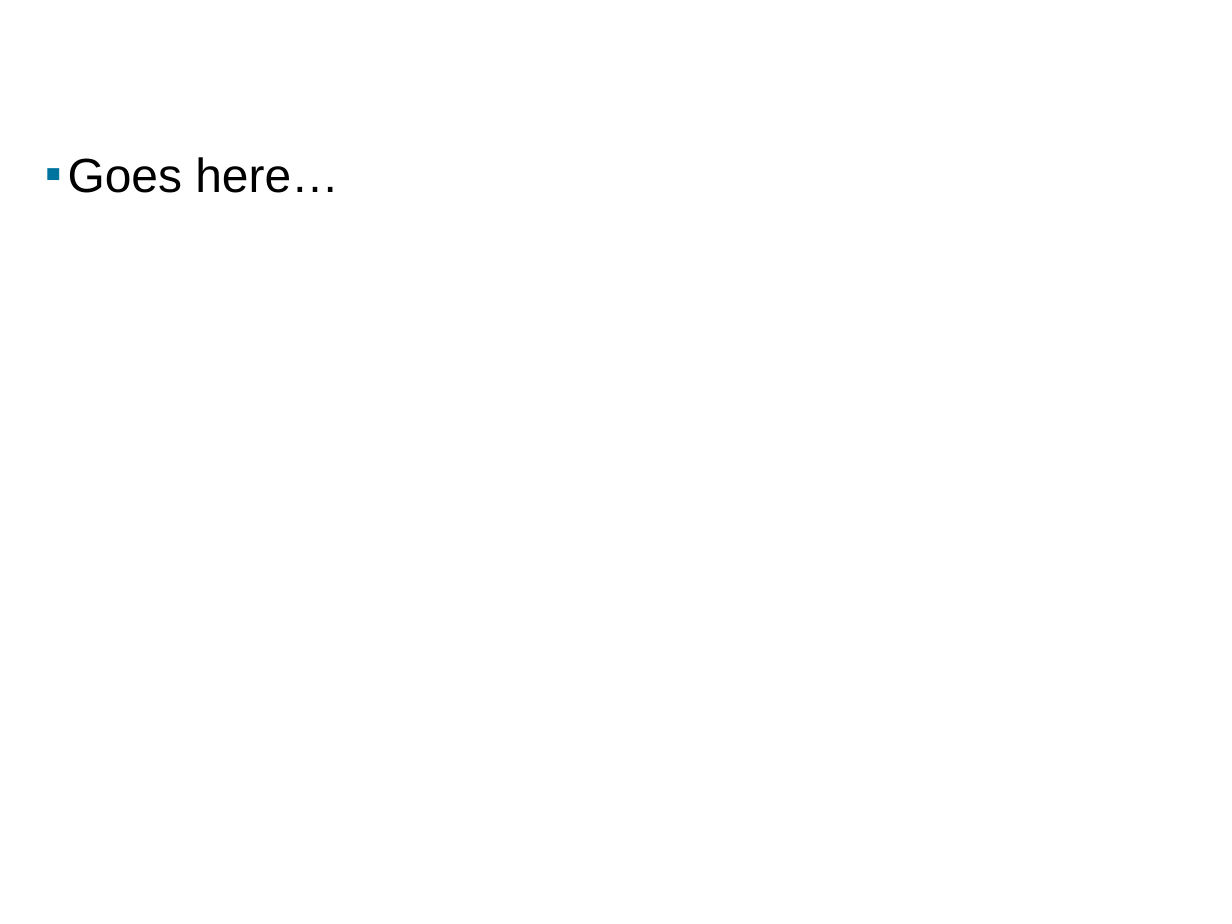
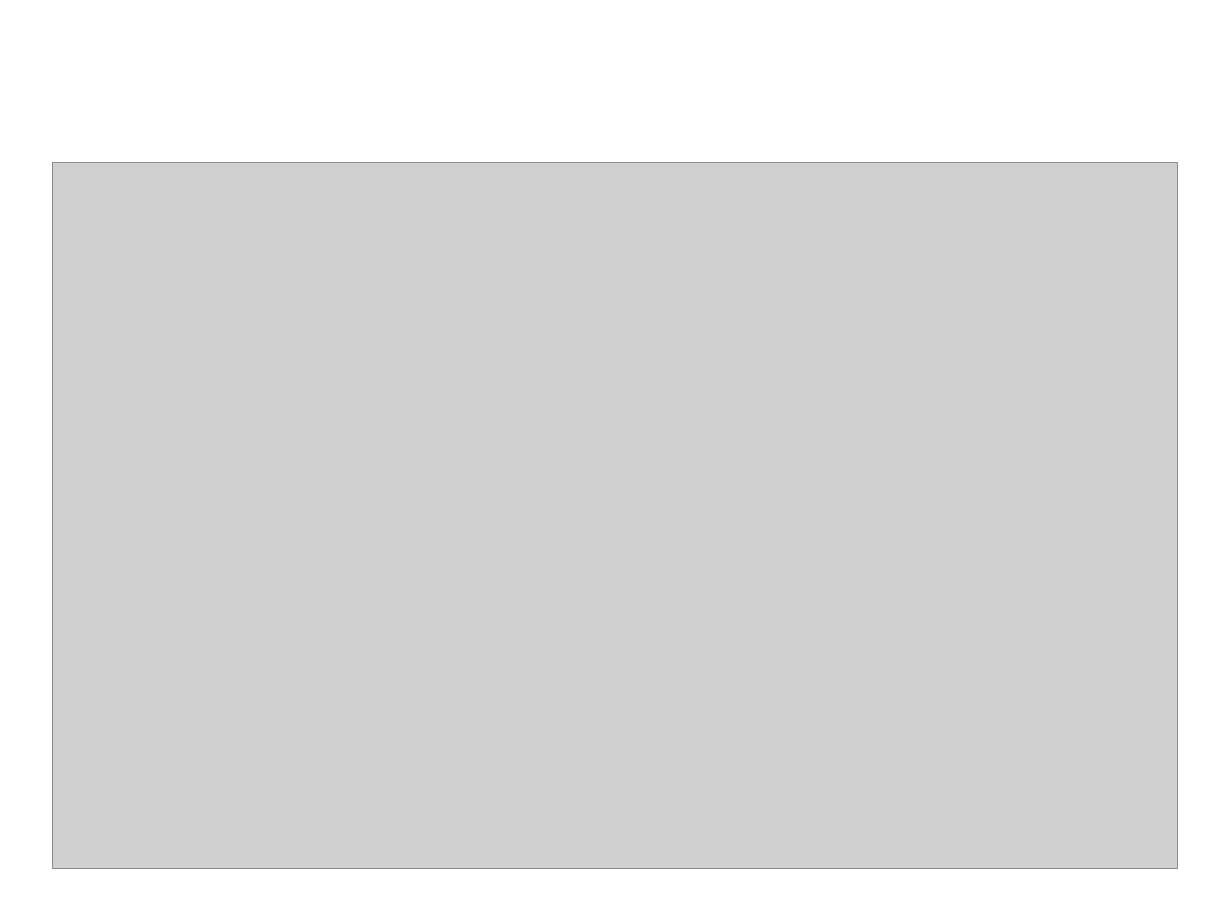
Before and after one commit to seweissman/wikiduper, a slide deck: slide 7 of presentation/NearDupDetectionWikipedia.pptx. Drawn at 1232x924 pixels with LibreOffice and Linux fonts; fonts in the diff are those of the drawing; grey boxes stand for pictures; background and template pictures are left out. Boxes give left, top, right and bottom in pixels: in the first picture for what was removed or moved away, otherwise in the second. Text is boxed around its words. In the diff, an @@ line names an element or a change of style, - is before the commit and + after.

Commit message:
Added slides for algorithm description, map reduce pseudocode and error detection charts.

```diff
--- a/presentation/NearDupDetectionWikipedia.pptx
+++ b/presentation/NearDupDetectionWikipedia.pptx
@@ picture added at (53,163,1178,869) @@
@@ text removed at (68,157,339,193) @@
-▪ Goes here…
```
Also in this commit, not shown: 2 other slides changed, 4 slides added, 3 slides removed.
